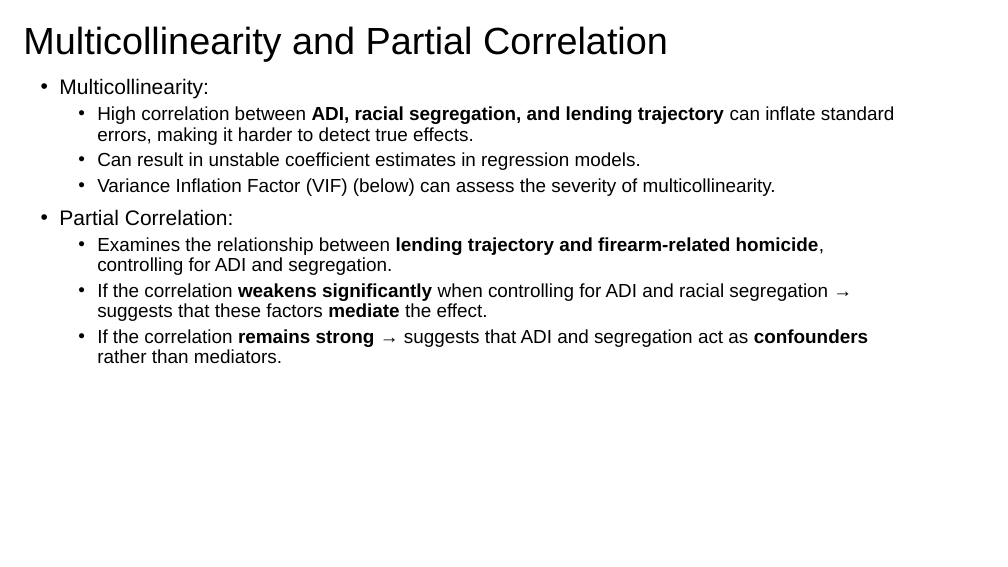
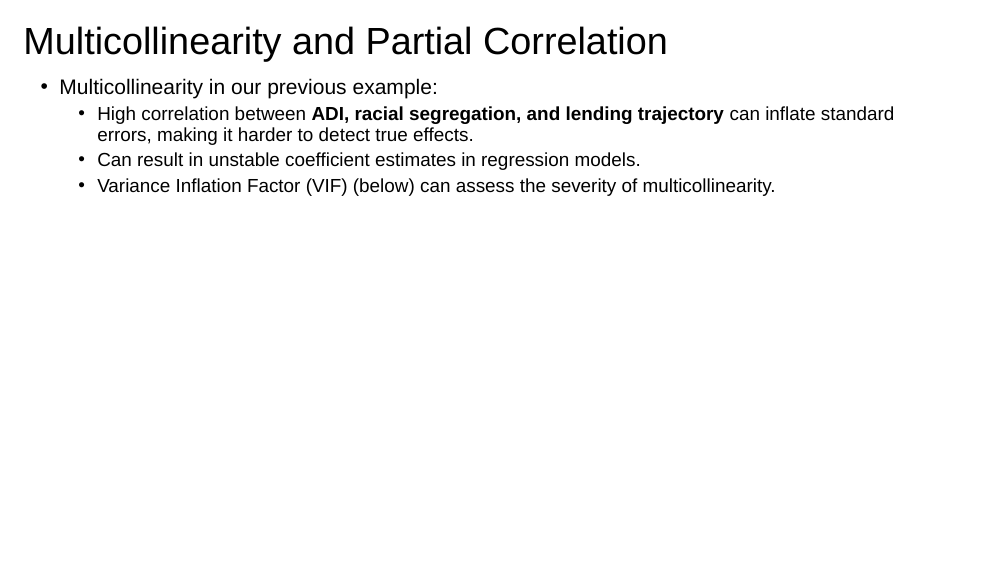
Before and after one commit to issues-osu/statsii-spring2026, a slide deck: slide 76 of slides/Effect_Sizes/Effect Size, Confidence Intervals, and Diagnostic.pptx (slide 71 before the commit). Drawn at 1008x567 pixels with LibreOffice and Linux fonts; fonts in the diff are those of the drawing. Boxes give left, top, right and bottom in pixels: in the first picture for what was removed or moved away, otherwise in the second. Text is boxed around its words. In the diff, an @@ line names an element or a change of style, - is before the commit and + after.

```diff
--- a/slides/Effect_Sizes/Effect Size, Confidence Intervals, and Diagnostic.pptx
+++ b/slides/Effect_Sizes/Effect Size, Confidence Intervals, and Diagnostic.pptx
@@ text at <box>59,78,438,98</box>: text changed @@
-• Multicollinearity:
+• Multicollinearity in our previous example:
@@ text at <box>59,209,868,364</box>: paragraphs removed @@
-• Partial Correlation:
-  • Examines the relationship between lending trajectory and firearm-related homicide, controlling for ADI and segregation.
-  • If the correlation weakens significantly when controlling for ADI and racial segregation → suggests that these factors mediate the effect.
-  • If the correlation remains strong → suggests that ADI and segregation act as confounders rather than mediators.
```
Also in this commit, not shown: 18 other slides changed, 14 slides added, 2 slides removed, 2 other files.
